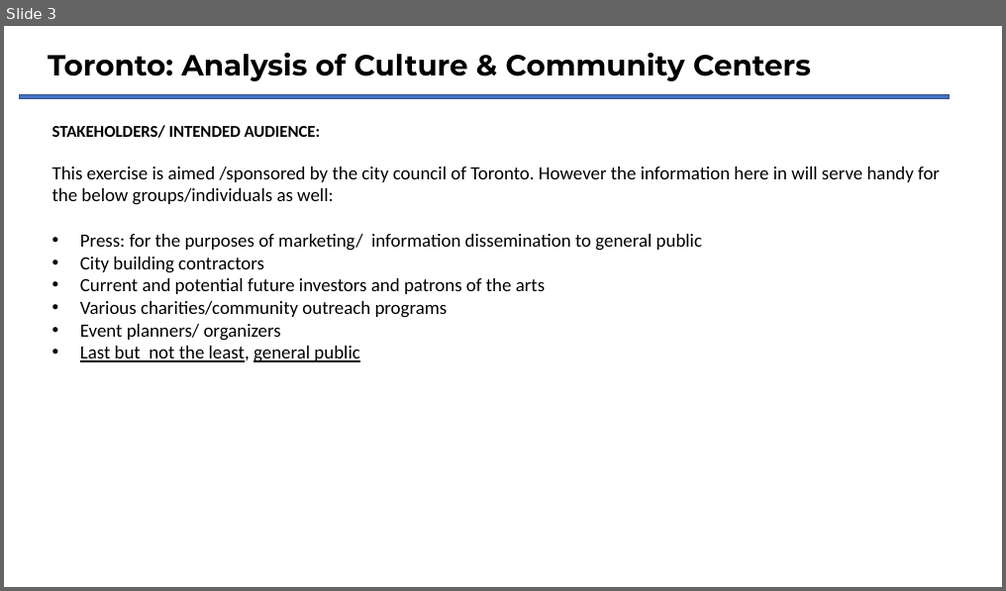
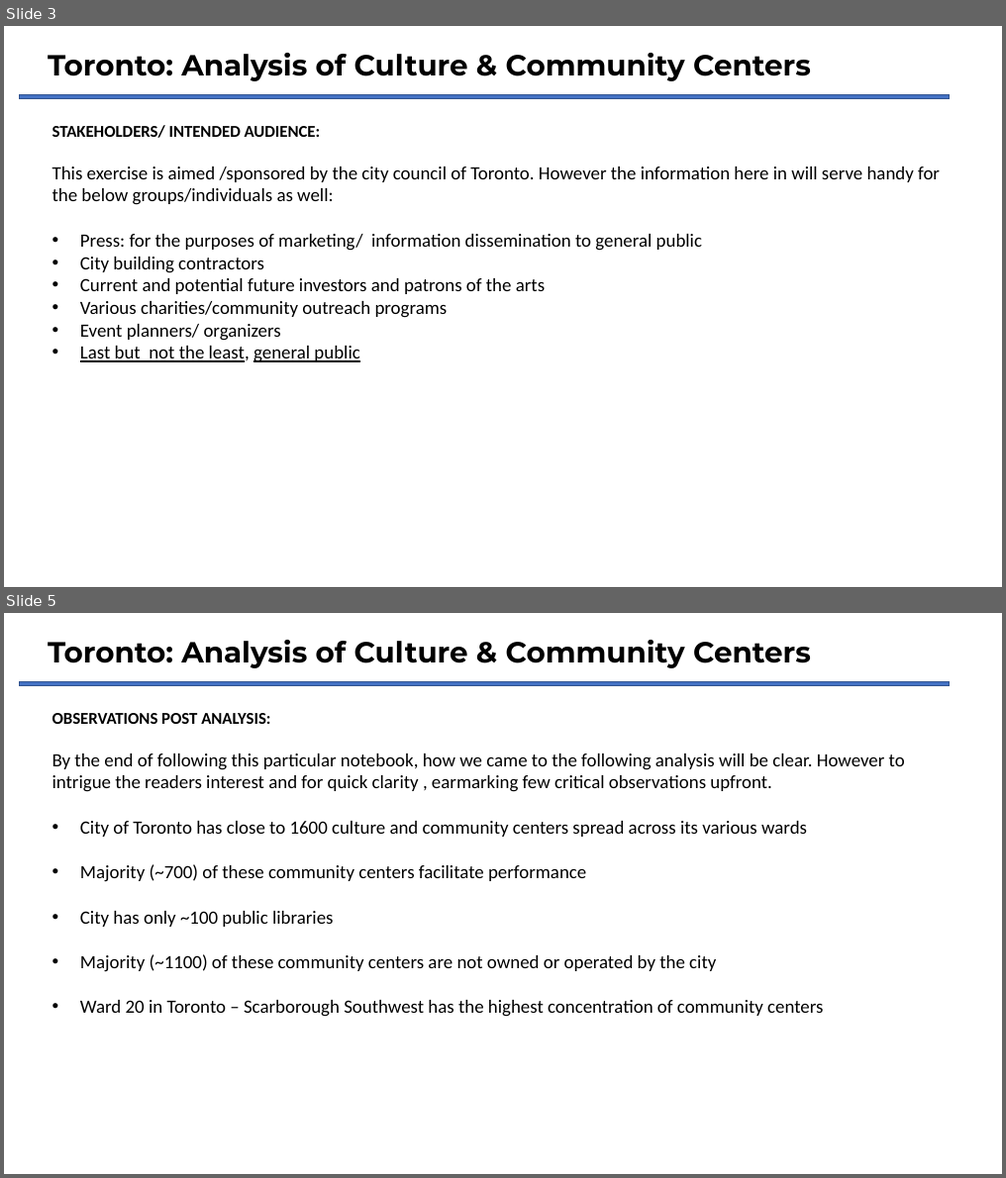
Before and after one commit to in-tandem/real_world_use_cases_1, a slide deck: unsupervised/ibm_capstone/culture_center_battle/pics/culture.pptx. Shown one above the other, each under a label of ours: slide 3 before the commit, slides 3 and 5 after it; the slides between them are not shown. The pictures are 1006x591 and 1006x1178 pixels, drawn with LibreOffice and Linux fonts; fonts in the diff are those of the drawing. Boxes give left, top, right and bottom in pixels: in the first picture for what was removed or moved away, otherwise in the second. Text is boxed around its words. In the diff, an @@ line names an element or a change of style, - is before the commit and + after.

Commit message:
final analysis ready for submission

```diff
--- a/unsupervised/ibm_capstone/culture_center_battle/pics/culture.pptx
+++ b/unsupervised/ibm_capstone/culture_center_battle/pics/culture.pptx
@@ slide 5 added at (4, 613, 1002, 1174), background #FFFFFF @@
@@ text added at (48, 640, 811, 668), 28 pt, text #000000, bold @@
+Toronto: Analysis of Culture & Community Centers
@@ rectangle added at (19, 682, 949, 685), fill #4472C4, outline #325491 1 pt @@
@@ text added at (53, 713, 905, 1017), 18 pt, text #000000 @@
+OBSERVATIONS POST ANALYSIS:
+By the end of following this particular notebook, how we came to the following analysis will be clear. However to intrigue the readers interest and for quick clarity , earmarking few critical observations upfront.
+• City of Toronto has close to 1600 culture and community centers spread across its various wards
+• Majority (~700) of these community centers facilitate performance
+• City has only ~100 public libraries
+• Majority (~1100) of these community centers are not owned or operated by the city
+• Ward 20 in Toronto – Scarborough Southwest has the highest concentration of community centers
```
Also in this commit, not shown: 1 slide changed, 1 other slide added, 8 other files.
